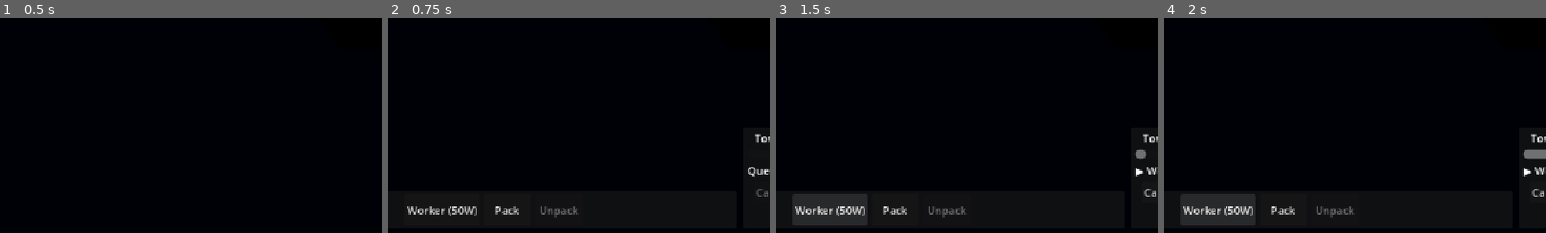
Above: before the commit, frames 1-4 (left to right).
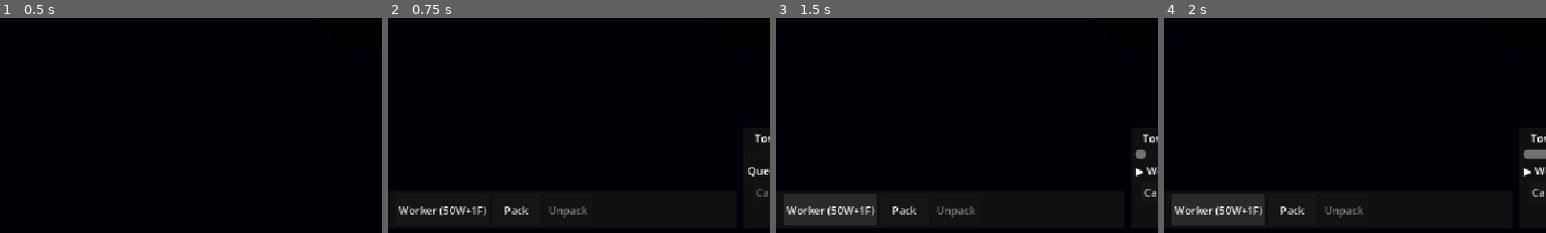
Above: after the commit, the same moments.

Repository: Ferrum-t/RTS-Game
Game: Godot game, scene res://Scenes/World/World.tscn
Same seed, same stepped clock (60 frames per second), same inputs: the game is played once before the commit and once after it.
Inputs:
- Up to frame 1 (0.5 s): no input
- Up to frame 2 (0.75 s): click "TC" at 0.5 s
- Up to frame 3 (1.5 s): click "Worker (50W)" (after the commit: "Worker (50W+1F)") at 1.25 s
- Up to frame 4 (2 s): no input
The pictures show only the part of the screen within x 34-84%, y 50-100%; the shares and areas given below are measured in that part.

Frame 1 is identical in both runs. In frame 2, 1.2% of the frame differs, in the area x 2-52%, y 87-93%; in frame 3, 1.6%, in the area x 2-52%, y 81-97%; in frame 4, 1.6%.

Commit message:
M21.1 UX: train buttons check Food (Soldier 2, Worker 1, Cavalry 2)
Button stayed enabled on wood-only; try_train failed silently when Food=0.

Diff:
--- a/Scripts/UI/TrainCavalryButton.gd
+++ b/Scripts/UI/TrainCavalryButton.gd
@@ -1,14 +1,16 @@
 extends Button
 
-## Trains Cavalry from selected Barracks, else first owned (100 wood + 1 horse).
+## Trains Cavalry from selected Barracks, else first owned.
+## M21.1: affordability includes Food.
 
 const COST_WOOD := 100
 const COST_HORSES := 1
+const COST_FOOD := 2
 const PLAYER_TEAM := 0
 
 
 func _ready() -> void:
-	text = "Cavalry (100W+1H)"
+	text = "Cavalry (100W+2F+1H)"
 	pressed.connect(_on_pressed)
 
 	var rm := get_node_or_null("/root/ResourceManager")
@@ -22,7 +24,7 @@
 	if rm == null:
 		return
 	disabled = not rm.can_afford(
-		ResourceManager.make_cost(COST_WOOD, 0, 0, 0, COST_HORSES),
+		ResourceManager.make_cost(COST_WOOD, 0, 0, COST_FOOD, COST_HORSES),
 		PLAYER_TEAM
 	)
 
--- a/Scripts/UI/TrainSoldierButton.gd
+++ b/Scripts/UI/TrainSoldierButton.gd
@@ -2,14 +2,16 @@
 
 ## M19.2 — Train Soldier with remote routing.
 ## selected Barracks → first with free queue slot → first living player Barracks.
+## M21.1: affordability includes Food.
 
 const COST_WOOD := 80
+const COST_FOOD := 2
 const PLAYER_TEAM := 0
 const MAX_QUEUE := 5
 
 
 func _ready() -> void:
-	text = "Soldier (80W)"
+	text = "Soldier (80W+2F)"
 	pressed.connect(_on_pressed)
 	var rm := get_node_or_null("/root/ResourceManager")
 	if rm:
@@ -37,14 +39,14 @@
 		text = "Soldier — queue full"
 		tooltip_text = "Training queue full (5)"
 		return
-	if rm == null or not rm.can_afford(ResourceManager.make_cost(COST_WOOD), PLAYER_TEAM):
+	if rm == null or not rm.can_afford(ResourceManager.make_cost(COST_WOOD, 0, 0, COST_FOOD), PLAYER_TEAM):
 		disabled = true
-		text = "Soldier — need 80W"
-		tooltip_text = "Not enough wood (80)"
+		text = "Soldier — need resources"
+		tooltip_text = "Need 80 wood + 2 food"
 		return
 	disabled = false
-	text = "Soldier (80W)"
-	tooltip_text = "Train Soldier (uses M19.1 queue)"
+	text = "Soldier (80W+2F)"
+	tooltip_text = "Train Soldier (80W + 2 Food)"
 
 
 func _on_pressed() -> void:
--- a/Scripts/UI/TrainWorkerButton.gd
+++ b/Scripts/UI/TrainWorkerButton.gd
@@ -1,15 +1,16 @@
 extends Button
 
-## M19.2 — Train Worker with remote routing.
-## selected TC → first with free queue slot → first living player TC.
+## Train Worker — selected TC → first living player TC.
+## M21.1: affordability includes Food.
 
 const COST_WOOD := 50
+const COST_FOOD := 1
 const PLAYER_TEAM := 0
 const MAX_QUEUE := 5
 
 
 func _ready() -> void:
-	text = "Worker (50W)"
+	text = "Worker (50W+1F)"
 	pressed.connect(_on_pressed)
 	var rm := get_node_or_null("/root/ResourceManager")
 	if rm:
@@ -22,7 +23,7 @@
 
 
 func _refresh_state() -> void:
-	var tc = _resolve_town_center()
+	var tc = _resolve_tc()
 	var rm := get_node_or_null("/root/ResourceManager")
 	if tc == null:
 		disabled = true
@@ -37,18 +38,18 @@
 		text = "Worker — queue full"
 		tooltip_text = "Training queue full (5)"
 		return
-	if rm == null or not rm.can_afford(ResourceManager.make_cost(COST_WOOD), PLAYER_TEAM):
+	if rm == null or not rm.can_afford(ResourceManager.make_cost(COST_WOOD, 0, 0, COST_FOOD), PLAYER_TEAM):
 		disabled = true
-		text = "Worker — need 50W"
-		tooltip_text = "Not enough wood (50)"
+		text = "Worker — need resources"
+		tooltip_text = "Need 50 wood + 1 food"
 		return
 	disabled = false
-	text = "Worker (50W)"
-	tooltip_text = "Train Worker (uses M19.1 queue)"
+	text = "Worker (50W+1F)"
+	tooltip_text = "Train Worker (50W + 1 Food)"
 
 
 func _on_pressed() -> void:
-	var tc = _resolve_town_center()
+	var tc = _resolve_tc()
 	if tc == null:
 		print("Train Worker: no Town Center")
 		return
@@ -56,46 +57,32 @@
 		tc.try_train_worker()
 
 
-func _resolve_town_center():
-	var selected = _selected_town_center()
+func _resolve_tc():
+	var selected = _selected_tc()
 	if selected != null:
 		return selected
 	var bm := get_node_or_null("/root/BuildingManager")
-	if bm == null or bm.town_centers.is_empty():
+	if bm == null:
 		return null
-	# Prefer free queue slot
-	for tc in bm.town_centers:
-		if not _is_valid_player_tc(tc):
+	if bm.has_method("get_first_town_center"):
+		return bm.get_first_town_center(PLAYER_TEAM)
+	for b in bm.town_centers:
+		if b == null or not is_instance_valid(b):
 			continue
-		if tc.has_method("get_train_pipeline_count"):
-			if int(tc.get_train_pipeline_count()) < MAX_QUEUE:
-				return tc
-		else:
-			return tc
-	# Fallback: first living
-	for tc in bm.town_centers:
-		if _is_valid_player_tc(tc):
-			return tc
+		if int(b.get("team_id")) != PLAYER_TEAM:
+			continue
+		if b.get("is_destroyed") == true:
+			continue
+		return b
 	return null
 
 
-func _is_valid_player_tc(tc) -> bool:
-	if tc == null or not is_instance_valid(tc):
-		return false
-	if not (tc is TownCenter):
-		return false
-	if int(tc.get("team_id")) != PLAYER_TEAM:
-		return false
-	if tc.get("is_destroyed") == true:
-		return false
-	return true
-
-
-func _selected_town_center():
+func _selected_tc():
 	var sm: Node = get_tree().get_first_node_in_group("selection_manager")
 	if sm == null or not sm.has_method("get_selected_mobile_buildings"):
 		return null
 	for b in sm.get_selected_mobile_buildings():
-		if _is_valid_player_tc(b):
-			return b
+		if b is TownCenter and is_instance_valid(b):
+			if int(b.get("team_id")) == PLAYER_TEAM and b.get("is_destroyed") != true:
+				return b
 	return null
